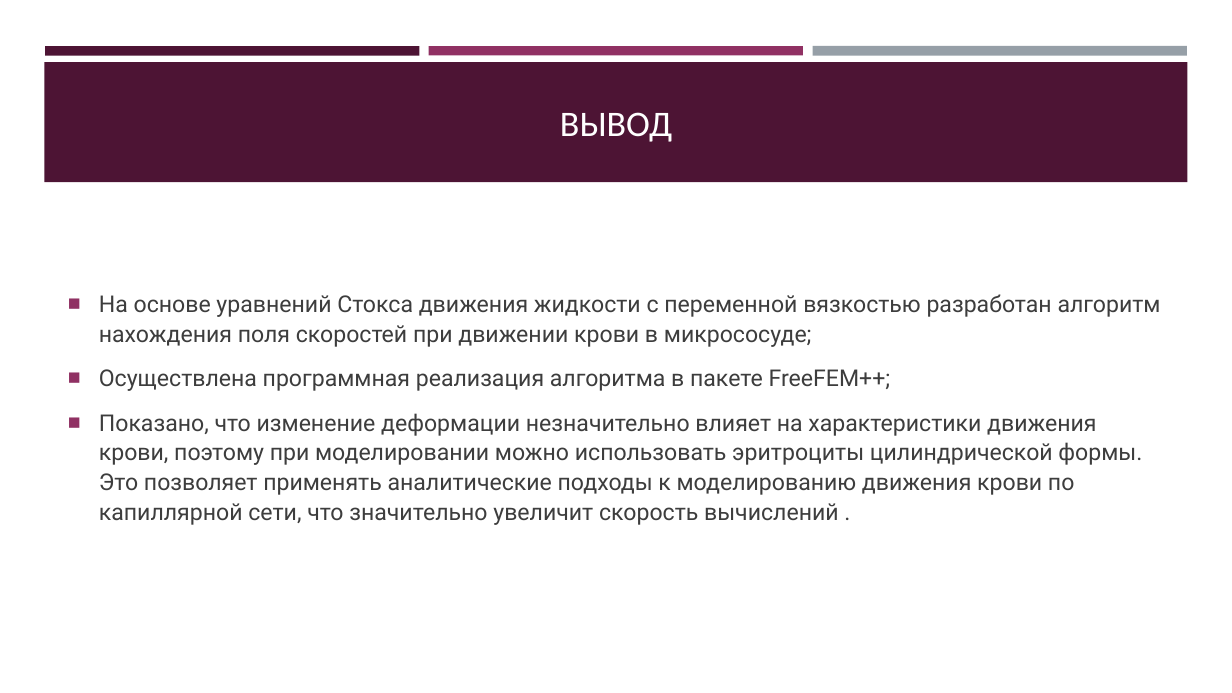
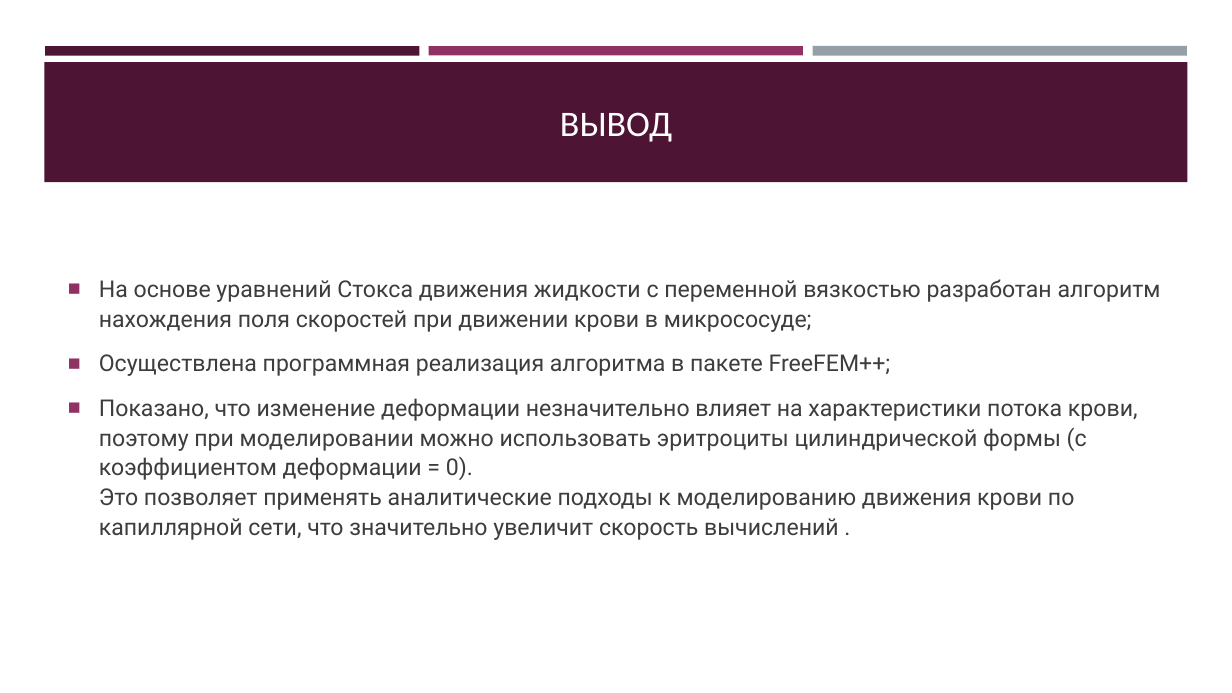
Before and after one commit to Jrol123/Blood_Science, a slide deck: slide 11 of f_docs/Презентация.pptx (slide 10 before the commit). Drawn at 1232x693 pixels with LibreOffice and Linux fonts; fonts in the diff are those of the drawing. Boxes give left, top, right and bottom in pixels: in the first picture for what was removed or moved away, otherwise in the second. Text is boxed around its words. In the diff, an @@ line names an element or a change of style, - is before the commit and + after.

```diff
--- a/f_docs/Презентация.pptx
+++ b/f_docs/Презентация.pptx
@@ text at [99, 398, 1138, 540]: text changed @@
-■ Показано, что изменение деформации незначительно влияет на характеристики движения крови, поэтому при моделировании можно использовать эритроциты цилиндрической формы. Это позволяет применять аналитические подходы к моделированию движения крови по капиллярной сети, что значительно увеличит скорость вычислений .
+■ Показано, что изменение деформации незначительно влияет на характеристики потока крови, поэтому при моделировании можно использовать эритроциты цилиндрической формы (с коэффициентом деформации = 0).
+  Это позволяет применять аналитические подходы к моделированию движения крови по капиллярной сети, что значительно увеличит скорость вычислений .
```
Also in this commit, not shown: 5 other slides changed, 1 slide added, 2 other files.
